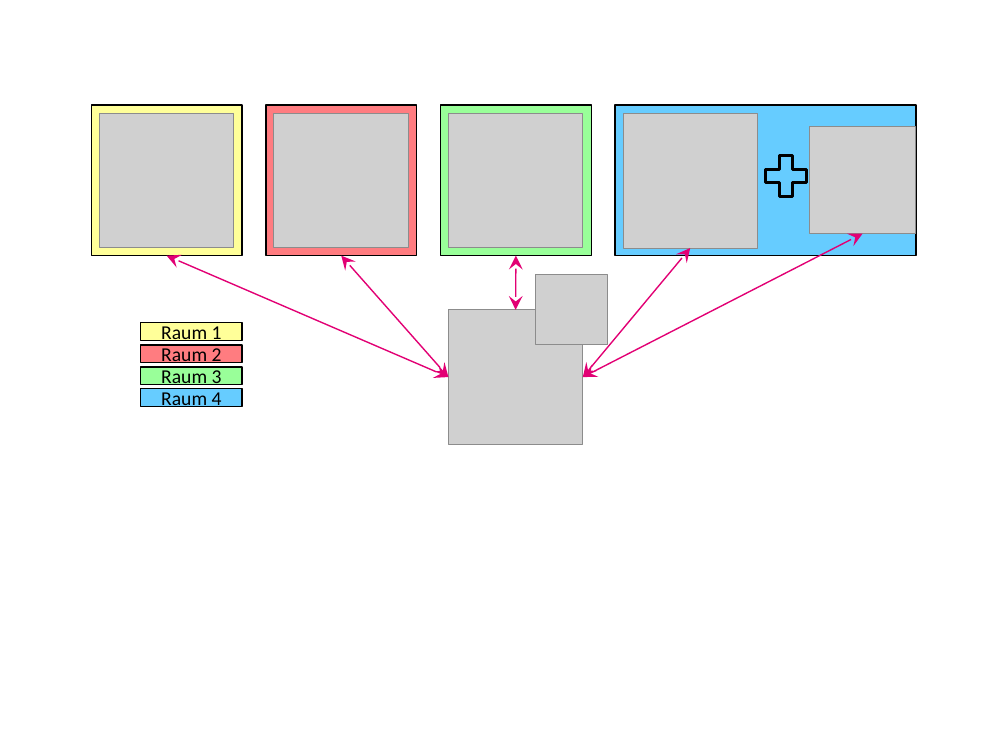
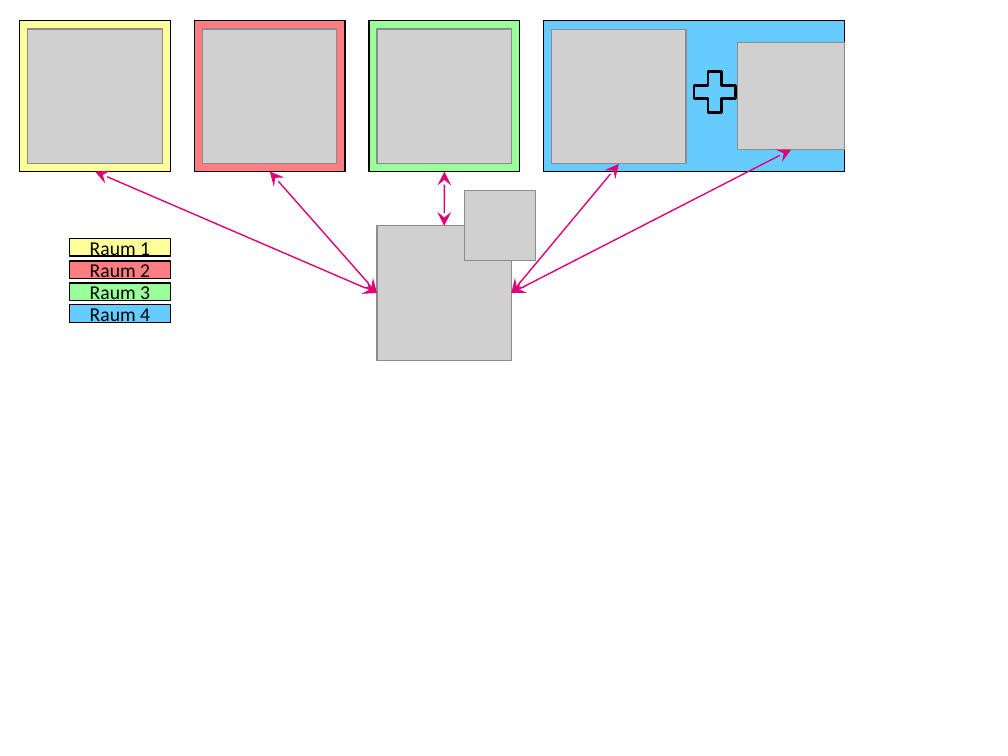
Before and after one commit to andreas-thor/papers, a slide deck: slide 6 of Grafiken/Loesungskonzepte.pptx. Drawn at 1008x756 pixels with LibreOffice and Linux fonts; fonts in the diff are those of the drawing; grey boxes stand for pictures. Boxes give left, top, right and bottom in pixels: in the first picture for what was removed or moved away, otherwise in the second. Text is boxed around its words. In the diff, an @@ line names an element or a change of style, - is before the commit and + after.

```diff
--- a/Grafiken/Loesungskonzepte.pptx
+++ b/Grafiken/Loesungskonzepte.pptx
@@ 8 rectangles, 7 pictures, 5 double arrows, 1 plus sign: place and size @@
-8 rectangles, 7 pictures, 5 double arrows, 1 plus sign at (92,105,916,444)
+8 rectangles, 7 pictures, 5 double arrows, 1 plus sign at (20,21,845,360)
```
Also in this commit, not shown: 1 other slide changed, 1 other file.
